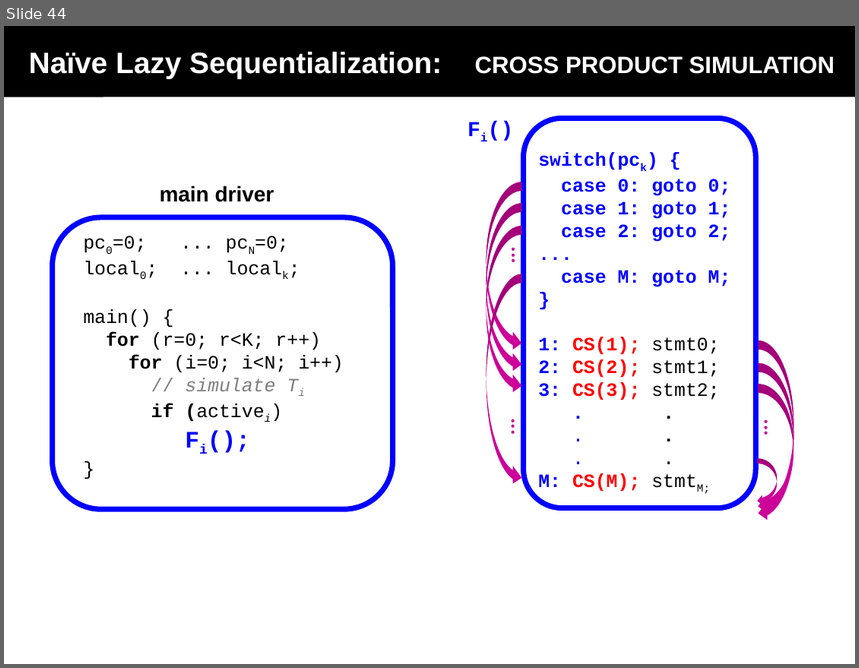
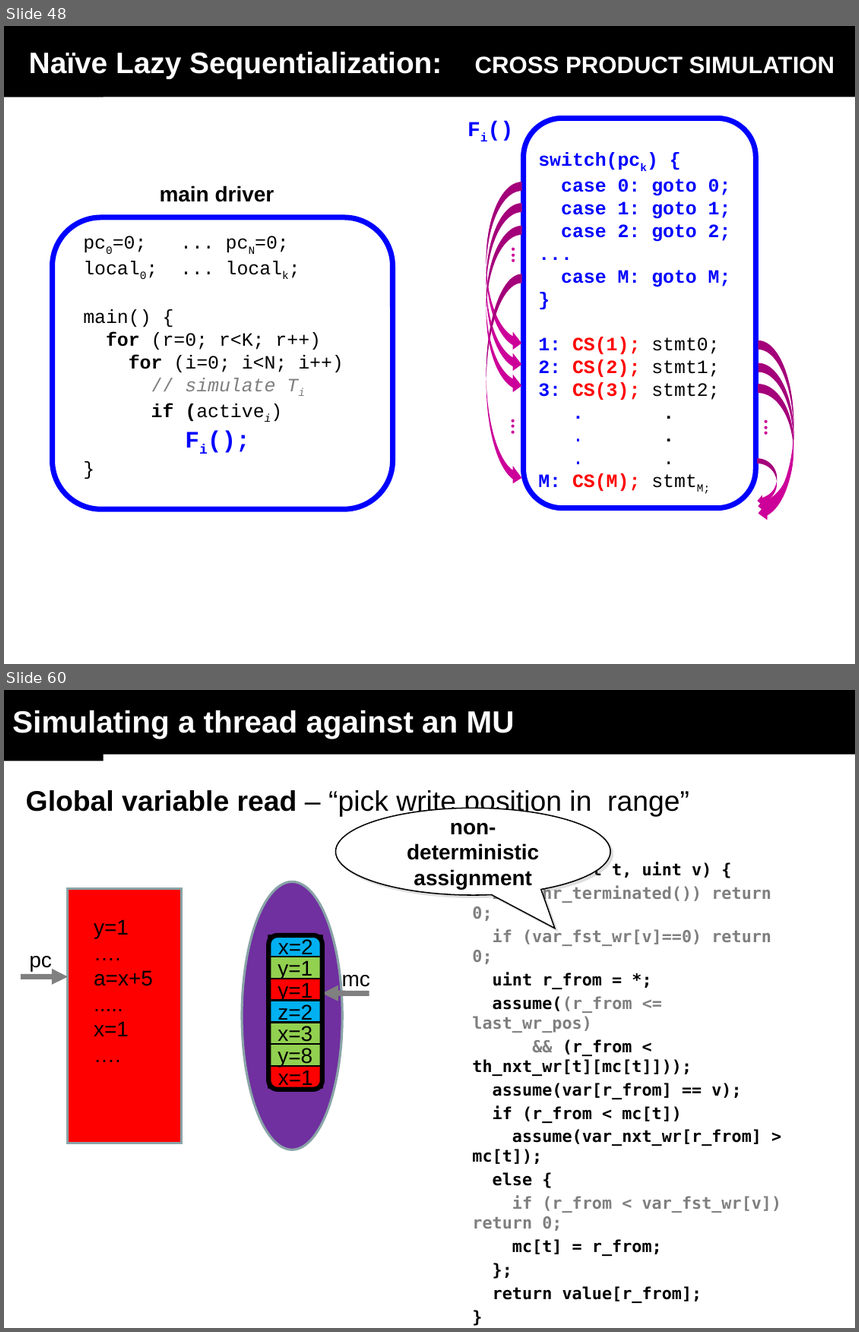
Before and after one commit to menesro/mpri, a slide deck: lecture3/sequentializations.ppt. Shown one above the other, each under a label of ours: slide 44 before the commit, slides 48 and 60 after it; the slides between them are not shown. The pictures are 859x668 and 859x1332 pixels, drawn with LibreOffice and Linux fonts; fonts in the diff are those of the drawing. Boxes give left, top, right and bottom in pixels: in the first picture for what was removed or moved away, otherwise in the second. Text is boxed around its words. In the diff, an @@ line names an element or a change of style, - is before the commit and + after.

```diff
--- a/lecture3/sequentializations.ppt
+++ b/lecture3/sequentializations.ppt
@@ slide 60 added at bbox=[4, 690, 855, 1328], background #FFFFFF; not listed: 1 template element that a slide beside it also shows @@
@@ title added at bbox=[4, 690, 855, 755], fill #000000, 26 pt, text #FFFFFF, bold @@
+Simulating a thread against an MU
@@ text added at bbox=[26, 790, 690, 817], 24 pt, text #000000 @@
+Global variable read – “pick write position in range”
@@ speech bubble added at bbox=[336, 809, 611, 895], fill #FFFFFF, outline #000000 0.99 pt, 18 pt, text #000000, bold @@
+non-deterministic assignment
@@ text added at bbox=[472, 862, 782, 1303], 14 pt, text #000000, bold @@
+int read(uint t, uint v) {
+if (thr_terminated()) return 0;
+if (var_fst_wr[v]==0) return 0;
+uint r_from = *;
+assume((r_from <= last_wr_pos)
+&& (r_from < th_nxt_wr[t][mc[t]]));
+assume(var[r_from] == v);
+if (r_from < mc[t])
+assume(var_nxt_wr[r_from] > mc[t]);
+else {
+if (r_from < var_fst_wr[v]) return 0;
+mc[t] = r_from;
+};
+return value[r_from];
+}
@@ rectangle added at bbox=[68, 888, 182, 1143], fill #FF0000, outline #89A4A7 2.01 pt, 18 pt, text #000000 @@
+y=1
+….
+a=x+5
+.....
+x=1
+….
@@ ellipse added at bbox=[243, 882, 343, 1150], fill #7030A0, outline #89A4A7 2.01 pt @@
@@ rectangle added at bbox=[268, 935, 322, 958], fill #00B0F0, outline #000000 1.5 pt, 18 pt, text #000000 @@
+x=2
@@ freeform shape added at bbox=[268, 935, 322, 1089], outline #000000 4 pt @@
@@ text added at bbox=[29, 956, 52, 971], 18 pt, text #000000 @@
+pc
@@ rectangle added at bbox=[268, 957, 322, 979], fill #92D050, outline #000000 1.5 pt, 18 pt, text #000000 @@
+y=1
@@ arrow added from (21, 977) to (68, 977), #808080 4.51 pt @@
@@ rectangle added at bbox=[268, 979, 322, 1001], fill #FF0000, outline #000000 1.5 pt, 18 pt, text #000000 @@
+y=1
@@ text added at bbox=[342, 975, 370, 991], 18 pt, text #000000 @@
+mc
@@ rectangle added at bbox=[268, 1001, 322, 1023], fill #00B0F0, outline #000000 1.5 pt, 18 pt, text #000000 @@
+z=2
@@ arrow added from (369, 994) to (322, 993), #808080 4.51 pt @@
@@ rectangle added at bbox=[268, 1022, 322, 1044], fill #92D050, outline #000000 1.5 pt, 18 pt, text #000000 @@
+x=3
@@ rectangle added at bbox=[268, 1044, 322, 1066], fill #92D050, outline #000000 1.5 pt, 18 pt, text #000000 @@
+y=8
@@ rectangle added at bbox=[268, 1066, 322, 1088], fill #FF0000, outline #000000 1.5 pt, 18 pt, text #000000 @@
+x=1
@@ what was slide 44 is now slide 48 @@
```
Also in this commit, not shown: 4 slides changed, 22 other slides added, 2 other files.
